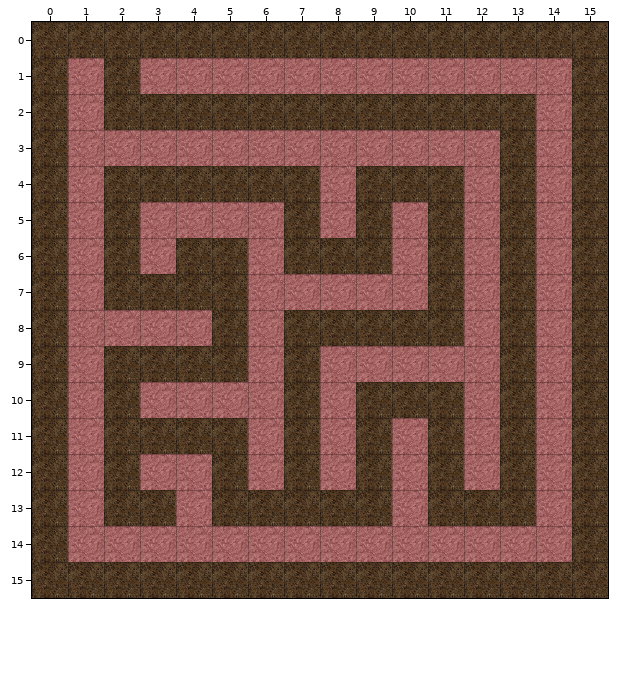
Tiled map: fixtures/map-fixture-02-walkable.tmx. The picture above is the old version.
Cells are 128x128 px. Shown: x 0..15, y 0..15.
New version:
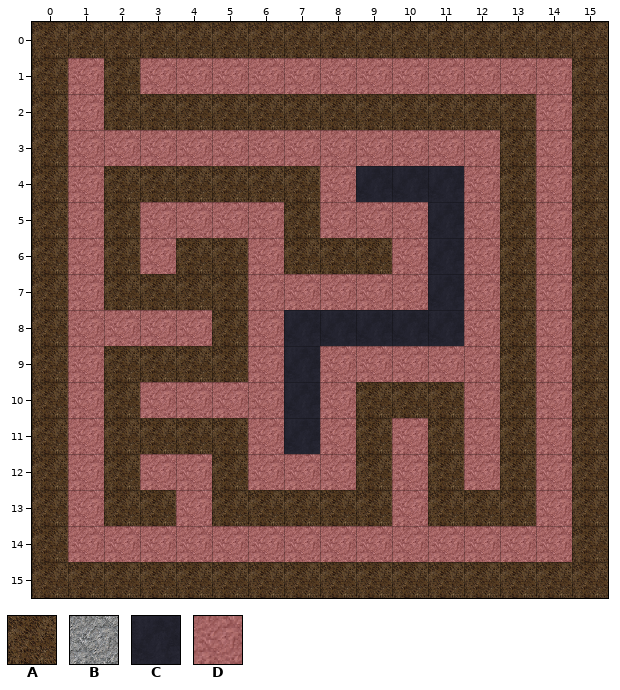
Key: from "outlands": A 1 "texture-brown-rock-128", B 2 "texture-gray-rock-128", C 3 "texture-navy-blue-marble"; from "walkable": D 0 "texture-walkable-0-128".
_ is an empty cell, . an unchanged one.
See-through tiles are keyed as they look on the map.
Changes in this commit:
--- layer "ground"
@@ x 7..11 @@
- 4 ..AAA
- 5 ..A.A
- 6 ....A
- 7 ....A
- 8 AAAAA
- 9 A....
-10 A....
-11 A....
-12 A....
+ 4 ..CCC
+ 5 ..B.C
+ 6 ....C
+ 7 ....C
+ 8 CCCCC
+ 9 C....
+10 C....
+11 C....
+12 B....
--- layer "walkable"
@@ x 9..9 @@
- 5 _
+ 5 D
@@ x 7..7 @@
-12 _
+12 D
